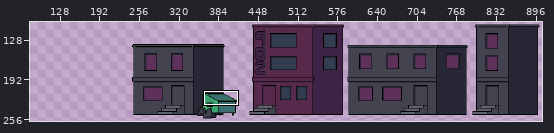
One commit to this pixel-art file: Assets/Aseprite Projects/Level/Apartments_Short.aseprite. Above, an overview of the earlier version with the close-up marked.
Close-up. First the earlier version:
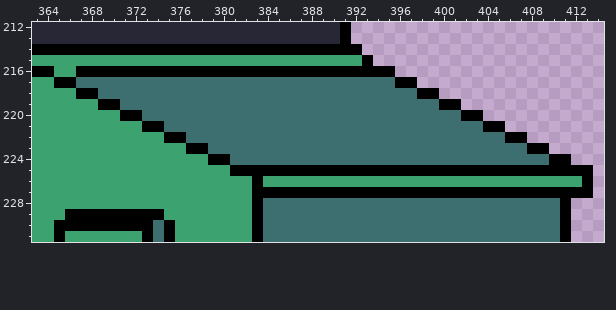
988x270 pixels, 1 frame. Shown: x 363..414, y 212..231. The wide view leaves out empty margins. The commit also changed other parts of the picture, which this record leaves out.
After the commit:
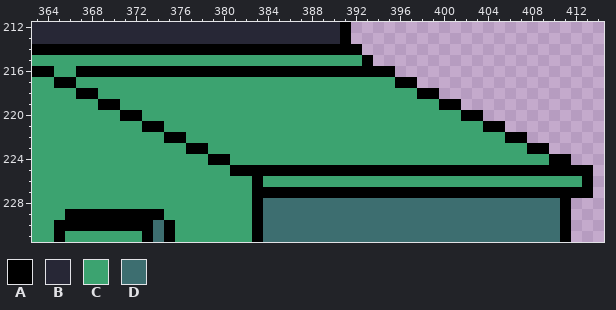
Palette (. is transparent): A #000000  B #272736  C #3ca370  D #3d6e70
Diff:
Changed rows in their new state; - is an unchanged pixel.
Layer "Dumpster":
first column x 367:
217 CCCCCCCCCCCCCCCCCCCCCCCCCCCCC--------------
218 --CCCCCCCCCCCCCCCCCCCCCCCCCCCCC------------
219 ----CCCCCCCCCCCCCCCCCCCCCCCCCCCCC----------
220 ------CCCCCCCCCCCCCCCCCCCCCCCCCCCCC--------
221 --------CCCCCCCCCCCCCCCCCCCCCCCCCCCCC------
222 ----------CCCCCCCCCCCCCCCCCCCCCCCCCCCCC----
223 ------------CCCCCCCCCCCCCCCCCCCCCCCCCCCCC--
224 --------------CCCCCCCCCCCCCCCCCCCCCCCCCCCCC
